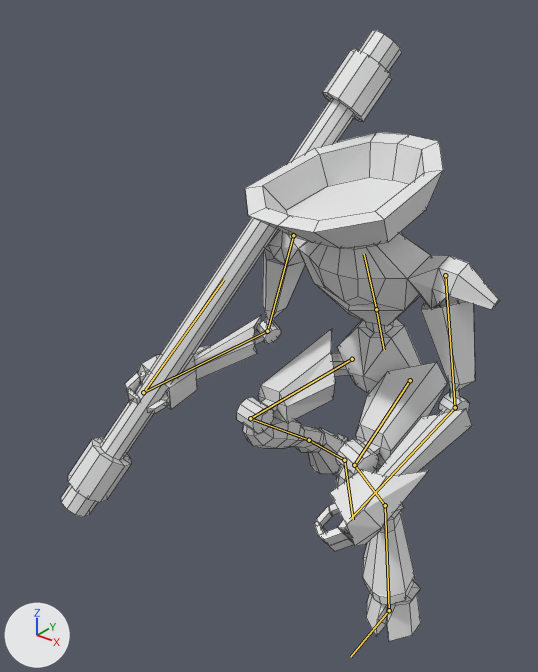
The Blender file Assets/Resources/Models/Manticore.blend: old version first, new version second.
Before and after are seen from a 50 mm lens placed at (3.55, -13.81, 6.55), pointed at (-0.7, -8.5, 3.26). The axes (+X, +Y, +Z) are drawn at lower left. The lights are the same throughout. Both versions are drawn at frame 22 of the action '1.ManticoreRunCycle'; the numbers are the values there. The bones that bend it are drawn over the model as lines. Mesh edges are drawn as thin lines.

The first picture shows 'Manticore'.
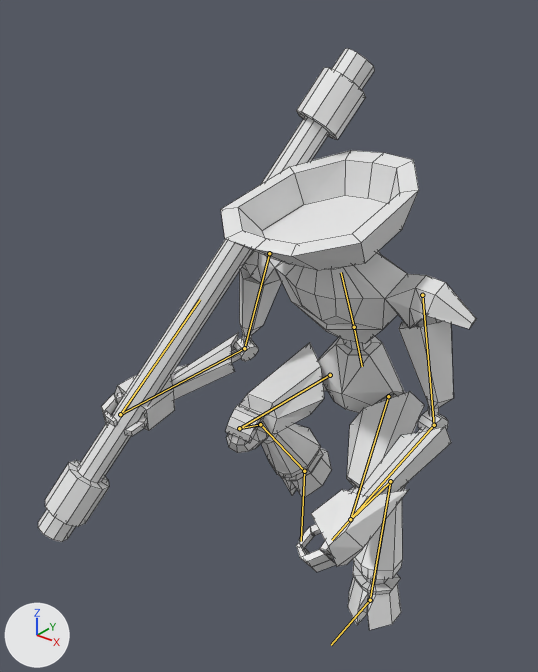
Boxes (x1, y1, x2, y2) around the edits, measured in the pictures (538 x 672 px):
'Manticore', posed: before (61, 30, 499, 641); after (38, 49, 476, 630)
bone 'Torso', root to tip: before (376, 309) to (364, 254); after (354, 327) to (341, 272)
bone 'Hoof.L', root to tip: before (385, 505) to (389, 610); after (390, 481) to (370, 600)
bone 'Hoof.R', root to tip: before (309, 440) to (344, 460); after (260, 424) to (304, 471)
bone 'Foot.R', root to tip: before (344, 460) to (353, 519); after (304, 471) to (301, 541)

What the commit changed:
Bone 'Root' (bone_root) moves from (0.0, 0.145, 0.0) to (-0.249, 0.145, 0.0).
Bone 'Torso' (bone_torso) moves from (0.0, 1.756, 7.731) to (0.12, 1.661, 7.98).
Bone 'Torso' (bone_torso) turns from (8, -2, 1) to (8, 0, 0) degrees about its own x, y and z.
Bone 'Hoof.L' (bone_hoof_l) turns from (-58, 4, 19) to (-43, 2, 20) degrees about its own x, y and z.
Bone 'Hoof.R' (bone_hoof_r) turns from (-90, -7, 14) to (-7, 6, 70) degrees about its own x, y and z.
Bone 'Foot.R' (bone_foot_r) moves from (-0.02, 6.686, 0.389) to (-0.045, 7.294, 0.451).
Bone 'Foot.R' (bone_foot_r) turns from (-62, 21, 18) to (-50, 13, 18) degrees about its own x, y and z.
Bone 'Foot.R' (bone_foot_r) is rescaled from (1.0, 1.0, 1.0) to (1.12, 1.12, 1.12).
